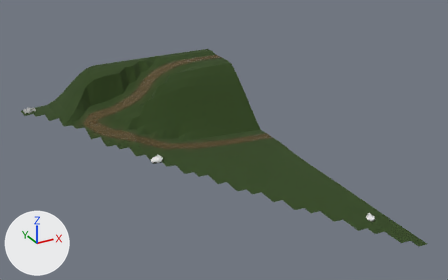
One commit to the glTF model eloria-assets/maps/four-gates/chunks/02_08/world.glb: the scene before it, then after it.
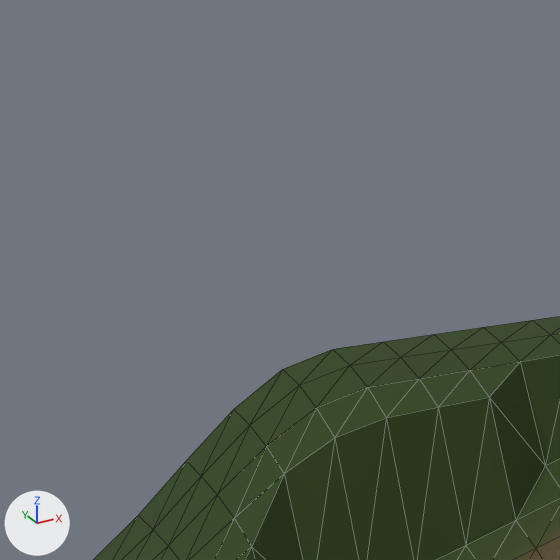
The first picture shows the older version from a 50 mm lens placed at (-313.2, -65.9, 72.5), pointed at (-260.5, 29.8, 24.6). The close-ups show the older and then the newer version on the part from 9% to 29% of the width and 3% to 35% of the height of that picture. Only the edits that show in the close-ups are written down. The axes (+X, +Y, +Z) are drawn at lower left. The lights are the same throughout. The close-ups show mesh edges as thin lines. Where no turn or scale is listed for an object, it has been applied to the vertices.

Objects in the first close-up: 'AuthoredGround_four_gatesBase_four_gates_02_08'.
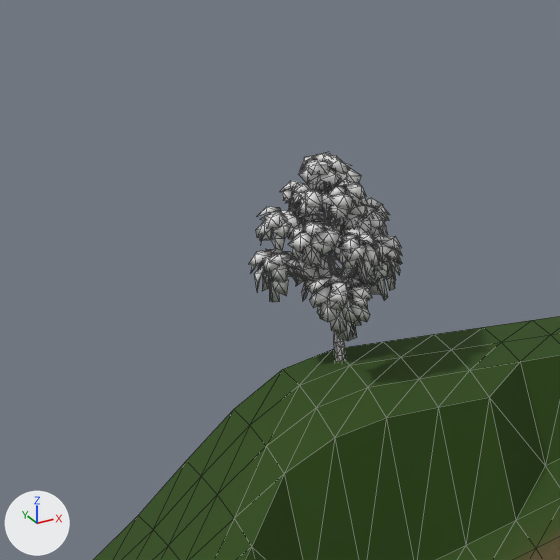
Pixel boxes (x1, y1, x2, y2) of what changed, in the close-ups (560 x 560 px):
'kit-golden-birch-tree-1', added
    after: (249, 152, 403, 361)

The change in detail:
Material 'Material_0' (mat_material_0) is new.
Its base color is (0.8, 0.8, 0.8) (white #e7e7e7).
Mesh me_mesh_0 is new.
It has 2471 vertices, 3622 faces and spans x -2.96..2.77, y -3.02..2.79, z 0.0..8.82.
It uses material mat_material_0 (its picture is missing).
Object 'kit-golden-birch-tree-1' (ob_kit_golden_birch_tree_1) is new; it shows me_mesh_0.
Its location is (-272.0, 71.0, 28.98).
